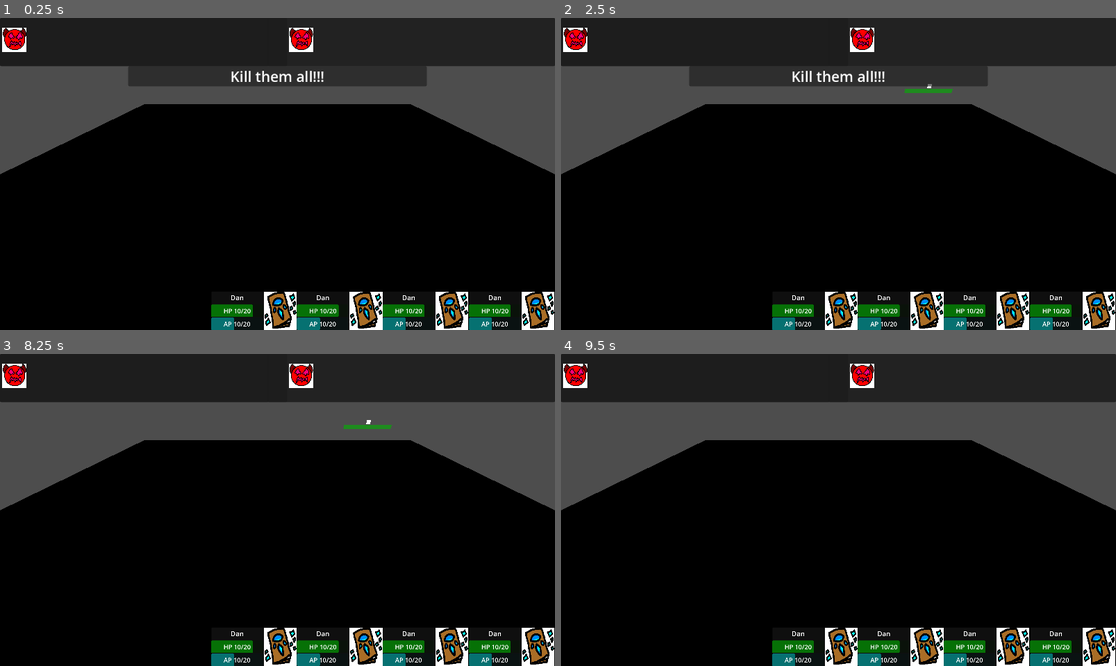
Above: before the commit, frames 1-4 (two rows, left to right).
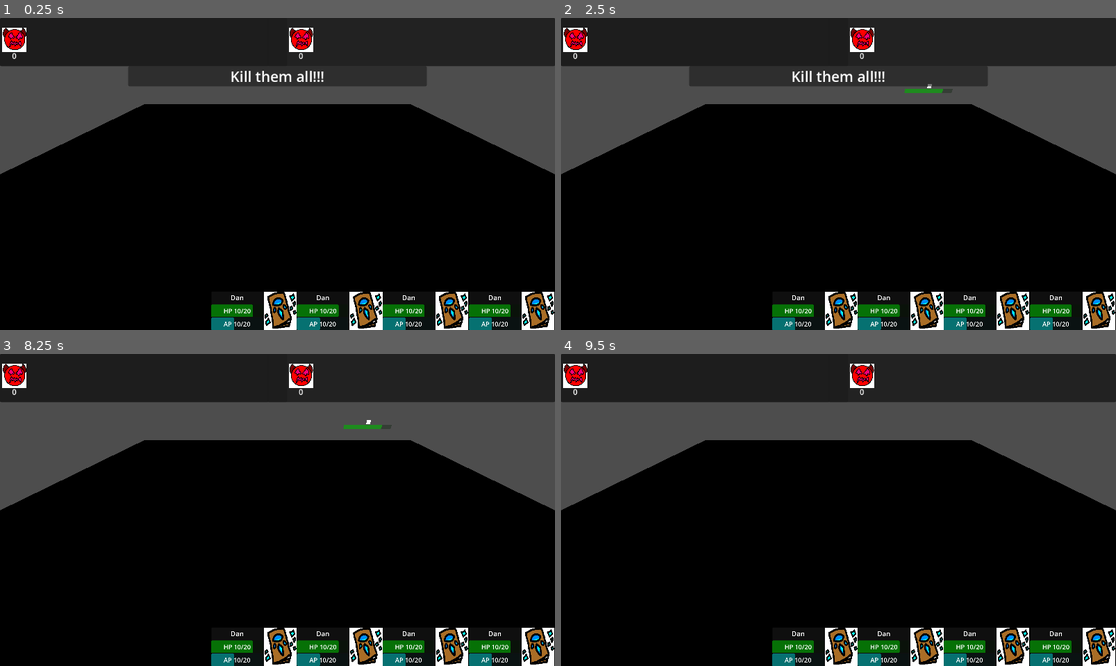
Above: after the commit, the same moments.

Repository: eneumont/towermercs
Game: Godot game, scene res://Scenes/Battle/Fields/Battlefield1.tscn
Same seed, same stepped clock (60 frames per second), same inputs: the game is played once before the commit and once after it. This scene is started directly instead of the project's main scene.
Inputs (mouse positions are in pixels of both pictures, inside the frame that each line leads up to):
- Up to frame 1 (0.25 s): no input
- Up to frame 2 (2.5 s): tap Enter at 0.5 s; move the mouse to (960, 158) at 0.52 s; hold D (move_right) 0.53-1.25 s; tap Z (confirm) at 0.6, 1.25, 2 s; click (960, 158) at 0.8 s; drag from (727, 189) to (810, 236) at 1.27 s; move the mouse to (894, 105) at 2.02 s; hold D (move_right) from 2.03 s (still down); tap L (circle) at 2.1 s; click (894, 105) at 2.3 s
- Up to frame 3 (8.25 s): release D (move_right) at 2.75 s; tap Z (confirm) at 2.75, 3.5, 4.25 s; drag from (249, 572) to (111, 463) at 2.77 s; move the mouse to (444, 556) at 3.52 s; hold U (left_bumper) 3.53-4.25 s; tap K (cross) at 3.6 s; click (444, 556) at 3.8 s; tap C (menu) at 4.15 s; drag from (111, 463) to (194, 432) at 4.27 s; move the mouse to (305, 510) at 5.02 s; hold S (move_down) 5.03-5.75 s; tap J (square) at 5.1 s; click (305, 510) at 5.3 s; drag from (194, 432) to (166, 525) at 5.77 s; move the mouse to (399, 494) at 6.52 s; hold W (move_up) 6.53-7.25 s; hold Shift 6.53-7.25 s; click (399, 494) at 6.8 s; drag from (166, 525) to (249, 572) at 7.27 s; move the mouse to (333, 441) at 8.02 s; hold S (move_down) from 8.03 s (still down); tap Y at 8.1 s
- Up to frame 4 (9.5 s): click (894, 441) at 8.3 s; release S (move_down) at 8.75 s; drag from (810, 572) to (672, 463) at 8.77 s

The runs differ from the first frame. In frame 1, less than 0.1% of the frame differs, in the area x 2-55%, y 11-14%; in frame 2, less than 0.1%, in the area x 2-71%, y 11-25%; in frame 3, less than 0.1%; in frame 4, less than 0.1%.
Error before the commit: Invalid access to property or key 'display_name' on a base object of type 'Nil'. (res://Scripts/Battle/battler.gd:83)
Error after the commit: Invalid access to property or key 'display_name' on a base object of type 'Nil'. (res://Scripts/Battle/battler.gd:80)

Commit message:
working on battle and setting char/foe data
tweak how creating char/foe sets stats and how that then sets battler stats... almost probably just tired now...

Diff:
--- a/Resources/Foes/fairy-1.tres
+++ b/Resources/Foes/fairy-1.tres
@@ -9,8 +9,20 @@
 display_name = "Fairy"
 cur_level = 1
 cur_exp = 8
+cur_sp = 1
 model = ExtResource("1_67pwq")
 rot = Vector3(0, -90, 0)
 sca = Vector3(0.6, 0.6, 0.6)
+maxHP = 10
+curHP = 10
+stats = {
+0: 10,
+1: 10,
+2: 10,
+3: 10,
+4: 10,
+5: 10,
+6: 10
+}
 equippedArts = Array[String](["test_attack"])
 metadata/_custom_type_script = "uid://cik62ltryynnf"
--- a/Resources/Foes/goblin-1.tres
+++ b/Resources/Foes/goblin-1.tres
@@ -9,8 +9,20 @@
 display_name = "Goblin"
 cur_level = 1
 cur_exp = 10
+cur_sp = 1
 model = ExtResource("1_oxls3")
 rot = Vector3(0, -90, 0)
 sca = Vector3(0.6, 0.6, 0.6)
+maxHP = 10
+curHP = 10
+stats = {
+0: 10,
+1: 10,
+2: 10,
+3: 10,
+4: 10,
+5: 10,
+6: 10
+}
 equippedArts = Array[String](["test_attack"])
 metadata/_custom_type_script = "uid://cik62ltryynnf"
--- a/Resources/Foes/slime-1.tres
+++ b/Resources/Foes/slime-1.tres
@@ -9,8 +9,20 @@
 display_name = "Slime"
 cur_level = 1
 cur_exp = 11
+cur_sp = 1
 model = ExtResource("1_whr73")
 rot = Vector3(0, -90, 0)
 sca = Vector3(0.6, 0.6, 0.6)
+maxHP = 10
+curHP = 10
+stats = {
+0: 10,
+1: 10,
+2: 10,
+3: 10,
+4: 10,
+5: 10,
+6: 10
+}
 equippedArts = Array[String](["test_attack"])
 metadata/_custom_type_script = "uid://cik62ltryynnf"
--- a/Scenes/UI/PlayerMenu/PlayerMenu.tscn
+++ b/Scenes/UI/PlayerMenu/PlayerMenu.tscn
@@ -1226,7 +1226,7 @@
 grow_vertical = 2
 script = ExtResource("2_a0fii")
 menu = NodePath("../../..")
-menu_num = 6
+menu_num = 1
 
 [node name="MainBtn" type="Button" parent="ArtMenu/MenuBtnPanel" node_paths=PackedStringArray("menu")]
 layout_mode = 1
@@ -1243,7 +1243,7 @@
 grow_vertical = 2
 script = ExtResource("2_a0fii")
 menu = NodePath("../../..")
-menu_num = 1
+menu_num = 2
 
 [node name="RightBtn" type="Button" parent="ArtMenu/MenuBtnPanel" node_paths=PackedStringArray("menu")]
 layout_mode = 1
@@ -1260,7 +1260,7 @@
 grow_vertical = 2
 script = ExtResource("2_a0fii")
 menu = NodePath("../../..")
-menu_num = 2
+menu_num = 3
 
 [node name="BackBtn" type="Button" parent="ArtMenu" node_paths=PackedStringArray("menu")]
 layout_mode = 1
@@ -1798,7 +1798,7 @@
 grow_vertical = 2
 script = ExtResource("2_a0fii")
 menu = NodePath("../../..")
-menu_num = 6
+menu_num = 3
 
 [node name="MainBtn" type="Button" parent="TacticsMenu/MenuBtnPanel" node_paths=PackedStringArray("menu")]
 layout_mode = 1
@@ -1815,7 +1815,7 @@
 grow_vertical = 2
 script = ExtResource("2_a0fii")
 menu = NodePath("../../..")
-menu_num = 1
+menu_num = 4
 
 [node name="RightBtn" type="Button" parent="TacticsMenu/MenuBtnPanel" node_paths=PackedStringArray("menu")]
 layout_mode = 1
@@ -1832,7 +1832,7 @@
 grow_vertical = 2
 script = ExtResource("2_a0fii")
 menu = NodePath("../../..")
-menu_num = 2
+menu_num = 5
 
 [node name="BackBtn" type="Button" parent="TacticsMenu" node_paths=PackedStringArray("menu")]
 layout_mode = 1
@@ -1880,7 +1880,7 @@
 grow_vertical = 2
 script = ExtResource("2_a0fii")
 menu = NodePath("../../..")
-menu_num = 6
+menu_num = 4
 
 [node name="MainBtn" type="Button" parent="QuestsMenu/MenuBtnPanel" node_paths=PackedStringArray("menu")]
 layout_mode = 1
@@ -1897,7 +1897,7 @@
 grow_vertical = 2
 script = ExtResource("2_a0fii")
 menu = NodePath("../../..")
-menu_num = 1
+menu_num = 5
 
 [node name="RightBtn" type="Button" parent="QuestsMenu/MenuBtnPanel" node_paths=PackedStringArray("menu")]
 layout_mode = 1
@@ -1914,7 +1914,7 @@
 grow_vertical = 2
 script = ExtResource("2_a0fii")
 menu = NodePath("../../..")
-menu_num = 2
+menu_num = 6
 
 [node name="BackBtn" type="Button" parent="QuestsMenu" node_paths=PackedStringArray("menu")]
 layout_mode = 1
@@ -1962,7 +1962,7 @@
 grow_vertical = 2
 script = ExtResource("2_a0fii")
 menu = NodePath("../../..")
-menu_num = 6
+menu_num = 5
 
 [node name="MainBtn" type="Button" parent="SettingsMenu/MenuBtnPanel" node_paths=PackedStringArray("menu")]
 layout_mode = 1
@@ -1979,7 +1979,7 @@
 grow_vertical = 2
 script = ExtResource("2_a0fii")
 menu = NodePath("../../..")
-menu_num = 1
+menu_num = 6
 
 [node name="RightBtn" type="Button" parent="SettingsMenu/MenuBtnPanel" node_paths=PackedStringArray("menu")]
 layout_mode = 1
@@ -1996,7 +1996,7 @@
 grow_vertical = 2
 script = ExtResource("2_a0fii")
 menu = NodePath("../../..")
-menu_num = 2
+menu_num = 1
 
 [node name="BackBtn" type="Button" parent="SettingsMenu" node_paths=PackedStringArray("menu")]
 layout_mode = 1
--- a/Scripts/Battle/battle_manager.gd
+++ b/Scripts/Battle/battle_manager.gd
@@ -76,11 +76,10 @@
 	for i in PlayerData.party.size():
 		var new_battler = scn.instantiate()
 		new_battler.bm = self
-		new_battler.create(true, PlayerData.party[i])
+		new_battler.create(true, PlayerData.party[i]) #assign multiplayer with control
 		PlayerBattlers.append(new_battler)
 		Battlers.append(new_battler)
-		aliveBattlers.append(new_battler) #remove/change
-		#if new_battler.curHP > 0: aliveBattlers.append(new_battler)
+		if new_battler.curHP > 0: aliveBattlers.append(new_battler)
 		BattlerPosList[i].add_child(new_battler)
 
 	scn = load("res://Scenes/Battle/Characters/BattlerEnemy.tscn")
@@ -89,6 +88,7 @@
 		var new_battler = scn.instantiate()
 		new_battler.bm = self
 		new_battler.create(false, null, EnemyDatabase.get_foe(SceneManager.encounter.split(",")[i]))
+		new_battler.displayName = new_battler.displayName + str(i) #figure how naming enemies should work
 		FoeBattlers.append(new_battler)
 		Battlers.append(new_battler)
 		aliveBattlers.append(new_battler)
@@ -96,6 +96,7 @@
 
 func battle_end(win: bool):
 	if win:
+		#give rewards
 		SceneManager.pop_scene()
 	else:
 		#go to main menu or something else
--- a/Scripts/Battle/battler.gd
+++ b/Scripts/Battle/battler.gd
@@ -12,6 +12,7 @@
 }
 
 enum Controller {
+	NONE,
 	PLAYER1,
 	PLYAER2,
 	PLAYER3,
@@ -27,6 +28,7 @@
 var level: int
 var curExp: int
 var nextExp: int
+var curSp: int
 var curHP: int
 var maxHP: int
 var team: Team
@@ -71,20 +73,43 @@
 
 var equipment
 
+#figure multiplayer with control
 func create(is_player: bool, c_data: CharData = null, f_data: EnemyData = null, control: Controller = Controller.PLAYER1) -> void:
-	if is_player:
-		team = Team.ALLY
-		player = Player.PLAYER
-		displayName = c_data.display_name
-		arts = c_data.equippedArts
-	else:
-		team = Team.FOE
-		player = Player.AI
-		displayName = f_data.display_name
-		arts = f_data.equippedArts
+	team = Team.ALLY if is_player else Team.FOE
+	player = Player.PLAYER if is_player else Player.AI
+	displayName = c_data.display_name if is_player else f_data.display_name
+	act_name = c_data.act_name if is_player else "" #determine foe act name
+	arts = c_data.equippedArts if is_player else f_data.equippedArts
+	curExp = c_data.cur_exp if is_player else f_data.cur_exp
+	level = c_data.cur_level if is_player else f_data.cur_level
+	curSp = c_data.cur_sp if is_player else f_data.cur_sp
+	if is_player: nextExp = c_data.next_exp #how should give exp?
+	if is_player: controller = control #assign controller, multiplayer though
+
+	#set player equipment do i wanna give foes equipment?
+	#set affinities too...
+
+	stats = c_data.stats if is_player else f_data.stats
+	curHP = c_data.curHP if is_player else f_data.curHP
+	maxHP = c_data.maxHP if is_player else f_data.maxHP
+	set_cur_stats()
+
+## sets cur stats to be stats * modifiers  [br]
+## cur stats are primarily used in battle
+func set_cur_stats():
+	currentStats[CharData.StatType.HEALTH] = stats[CharData.StatType.HEALTH] * modifiers[CharData.StatType.HEALTH]
+	currentStats[CharData.StatType.ARTISTRY] = stats[CharData.StatType.ARTISTRY] * modifiers[CharData.StatType.ARTISTRY]
+	currentStats[CharData.StatType.ATTACK] = stats[CharData.StatType.ATTACK] * modifiers[CharData.StatType.ATTACK]
+	currentStats[CharData.StatType.MAGIC] = stats[CharData.StatType.MAGIC] * modifiers[CharData.StatType.MAGIC]
+	currentStats[CharData.StatType.DEFENSE] = stats[CharData.StatType.DEFENSE] * modifiers[CharData.StatType.DEFENSE]
+	currentStats[CharData.StatType.RESISTANCE] = stats[CharData.StatType.RESISTANCE] * modifiers[CharData.StatType.RESISTANCE]
+	currentStats[CharData.StatType.SPEED] = stats[CharData.StatType.SPEED] * modifiers[CharData.StatType.SPEED]
+	curHP = curHP/maxHP * currentStats[CharData.StatType.HEALTH]
+	maxHP = currentStats[CharData.StatType.HEALTH]
 
 func start_turn():
 	defending = false
+	set_cur_stats()
 
 func end_turn():
 	bm.cur_turnOrder.remove_at(0)
@@ -107,7 +132,7 @@
 func show_select():
 	selector.visible = true
 	#might want to change how select is updated
-	selector.get_node("SubViewport/SelectUI/VBox/SelectHP").value = 100 * (currentStats[CharData.StatType.HEALTH] / (stats[CharData.StatType.HEALTH] * modifiers[CharData.StatType.HEALTH]))
+	selector.get_node("SubViewport/SelectUI/VBox/SelectHP").value = 100 * (curHP / maxHP)
 
 func hide_select():
 	selector.visible = false
@@ -118,7 +143,7 @@
 			var art := ArtDatabase.get_art(bm.casted_art)
 			var a_targets: Array[Battler]
 
-			if (art.hp_cost >= bm.cur_turnOrder[0].currentStats[CharData.StatType.HEALTH]) || (art.ap_cost > bm.cur_turnOrder[0].currentStats[CharData.StatType.ARTISTRY]):
+			if (art.hp_cost >= bm.cur_turnOrder[0].curHP) || (art.ap_cost > bm.cur_turnOrder[0].curAP):
 				bm.new_feed(bm.cur_turnOrder[0].displayName + " can't muster the strength to do that...")
 				return
 
--- a/Scripts/Battle/battlerP.gd
+++ b/Scripts/Battle/battlerP.gd
@@ -1,5 +1,15 @@
 extends Battler
 class_name BattlerP
+
+var growths: Dictionary = {
+	CharData.StatType.HEALTH : 50.0,
+	CharData.StatType.ARTISTRY : 50.0,
+	CharData.StatType.ATTACK : 50.0,
+	CharData.StatType.MAGIC : 50.0,
+	CharData.StatType.DEFENSE : 50.0,
+	CharData.StatType.RESISTANCE : 50.0,
+	CharData.StatType.SPEED : 50.0,
+}
 
 var curAP: int
 var maxAP: int
@@ -13,6 +23,13 @@
 func create(is_player: bool, c_data: CharData = null, f_data: EnemyData = null, control: Controller = Controller.PLAYER1) -> void:
 	super(is_player, c_data, f_data, control)
 	classType = c_data.class_type
+	curAP = c_data.curAP * modifiers[CharData.StatType.ARTISTRY]
+	maxAP = c_data.maxAP * modifiers[CharData.StatType.ARTISTRY]
+
+func set_cur_stats():
+	super()
+	curAP = curAP/maxAP * currentStats[CharData.StatType.ARTISTRY]
+	maxAP = currentStats[CharData.StatType.ARTISTRY]
 
 func _ready() -> void:
 	cm.bm = bm
@@ -44,36 +61,6 @@
 		elif (Input.is_action_just_released("right_bumper")):
 			cm.key_click("right_bump")
 
-
 func set_sprites(anim := "idle"):
-	match classType:
-		CharData.ClassType.KNIGHT:
-			anim_sprite.sprite_frames = load("res://Images/Sprites/Battle/knight_battle.tres")
-		CharData.ClassType.THIEF:
-			anim_sprite.sprite_frames = load("res://Images/Sprites/Battle/thief_battle.tres")
-		CharData.ClassType.MAGE:
-			anim_sprite.sprite_frames = load("res://Images/Sprites/Battle/mage_battle.tres")
-		CharData.ClassType.CLERIC:
-			anim_sprite.sprite_frames = load("res://Images/Sprites/Battle/cleric_battle.tres")
-		CharData.ClassType.CLOWN:
-			anim_sprite.sprite_frames = load("res://Images/Sprites/Battle/clown_battle.tres")
-		CharData.ClassType.ALCHEMIST:
-			anim_sprite.sprite_frames = load("res://Images/Sprites/Battle/alchemist_battle.tres")
-		CharData.ClassType.BARD:
-			anim_sprite.sprite_frames = load("res://Images/Sprites/Battle/bard_battle.tres")
-		CharData.ClassType.BRAWLER:
-			anim_sprite.sprite_frames = load("res://Images/Sprites/Battle/brawler_battle.tres")
-		CharData.ClassType.MEDIC:
-			anim_sprite.sprite_frames = load("res://Images/Sprites/Battle/medic_battle.tres")
-		CharData.ClassType.ARCANIST:
-			anim_sprite.sprite_frames = load("res://Images/Sprites/Battle/arcanist_battle.tres")
-		CharData.ClassType.DRUID:
-			anim_sprite.sprite_frames = load("res://Images/Sprites/Battle/druid_battle.tres")
-		CharData.ClassType.SWORDMASTER:
-			anim_sprite.sprite_frames = load("res://Images/Sprites/Battle/swordmaster_battle.tres")
-		CharData.ClassType.HORROR:
-			anim_sprite.sprite_frames = load("res://Images/Sprites/Battle/horror_battle.tres")
-		CharData.ClassType.WITCH:
-			anim_sprite.sprite_frames = load("res://Images/Sprites/Battle/witch_battle.tres")
-
+	anim_sprite.sprite_frames = load("res://Images/Sprites/Battle/" + CharData.ClassType.keys()[classType].to_lower() + "_battle.tres")
 	anim_sprite.play(anim)
--- a/Scripts/Characters/char_data.gd
+++ b/Scripts/Characters/char_data.gd
@@ -18,6 +18,7 @@
 	HORROR,
 }
 
+var next_exp: int
 var max_exp: int
 var cur_sp: int
 var class_type: ClassType
--- a/Scripts/Characters/foe_data.gd
+++ b/Scripts/Characters/foe_data.gd
@@ -5,15 +5,17 @@
 @export var display_name: String
 @export var cur_level: int
 @export var cur_exp: int
+@export var cur_sp: int
 @export var model: PackedScene
 @export var pos: Vector3
 @export var rot: Vector3
 @export var sca: Vector3
 
-var curHP: int
-var maxHP: int
+@export var maxHP: int = 1
+@export var curHP: int = 1
 
-var stats: Dictionary = {
+##
+@export var stats: Dictionary = {
 	BeingData.StatType.HEALTH : 1,
 	BeingData.StatType.ARTISTRY : 1,
 	BeingData.StatType.ATTACK : 1,
@@ -23,19 +25,11 @@
 	BeingData.StatType.SPEED : 1,
 }
 
-var cur_stats: Dictionary = {
-	BeingData.StatType.HEALTH : 1,
-	BeingData.StatType.ARTISTRY : 1,
-	BeingData.StatType.ATTACK : 1,
-	BeingData.StatType.MAGIC : 1,
-	BeingData.StatType.DEFENSE : 1,
-	BeingData.StatType.RESISTANCE : 1,
-	BeingData.StatType.SPEED : 1,
-}
-
+## should i have max? (nah...)
 @export var equippedArts : Array[String]
 
-var affinities: Dictionary = {
+##
+@export var affinities: Dictionary = {
 	BeingData.AffinityType.BLUNT : BeingData.AffinityRate.NEUTRAL,
 	BeingData.AffinityType.PIERCE : BeingData.AffinityRate.NEUTRAL,
 	BeingData.AffinityType.SLASH : BeingData.AffinityRate.NEUTRAL,
--- a/Scripts/Field/area_exit.gd
+++ b/Scripts/Field/area_exit.gd
@@ -5,4 +5,4 @@
 
 func body_enter(body: Node3D):
 	if body is CharacterBody3D:
-		SceneManager.new_scene(area_name, pos)
+		SceneManager.new_scene.call_deferred(area_name, pos)
--- a/Scripts/Resources/art_data.gd
+++ b/Scripts/Resources/art_data.gd
@@ -39,7 +39,7 @@
 	RUN,
 }
 
-func cast(caster: Battler, targets: Array):
+func cast(caster: Battler, targets: Array[Battler]):
 	#move character forward
 	match (type):
 		ArtType.ATTACK:
@@ -53,29 +53,28 @@
 		ArtType.RUN:
 			run_cast(caster, targets)
 
-func attack_cast(caster: Battler, targets: Array):
+	caster.set_cur_stats()
+	for t in targets:
+		t.set_cur_stats()
+
+	caster.end_turn()
+
+func attack_cast(caster: Battler, targets: Array[Battler]):
 	print("attack")
 	for t in targets:
 		t.take_damage(10)
 
-	caster.end_turn()
-
-func magic_cast(caster: Battler, targets: Array):
+func magic_cast(caster: Battler, targets: Array[Battler]):
 	print("magic")
 	for t in targets:
 		t.take_damage(10)
 
-	caster.end_turn()
-
-func defend_cast(caster: Battler, targets: Array):
+func defend_cast(caster: Battler, targets: Array[Battler]):
 	print("defend")
 	caster.defending = true
-	caster.end_turn()
 
-func item_cast(caster: Battler, targets: Array):
+func item_cast(caster: Battler, targets: Array[Battler]):
 	print("item")
-	caster.end_turn()
 
-func run_cast(caster: Battler, targets: Array):
+func run_cast(caster: Battler, targets: Array[Battler]):
 	print("run")
-	caster.end_turn()
Not shown, changed: addons/resources_spreadsheet_view/saved_state.json
